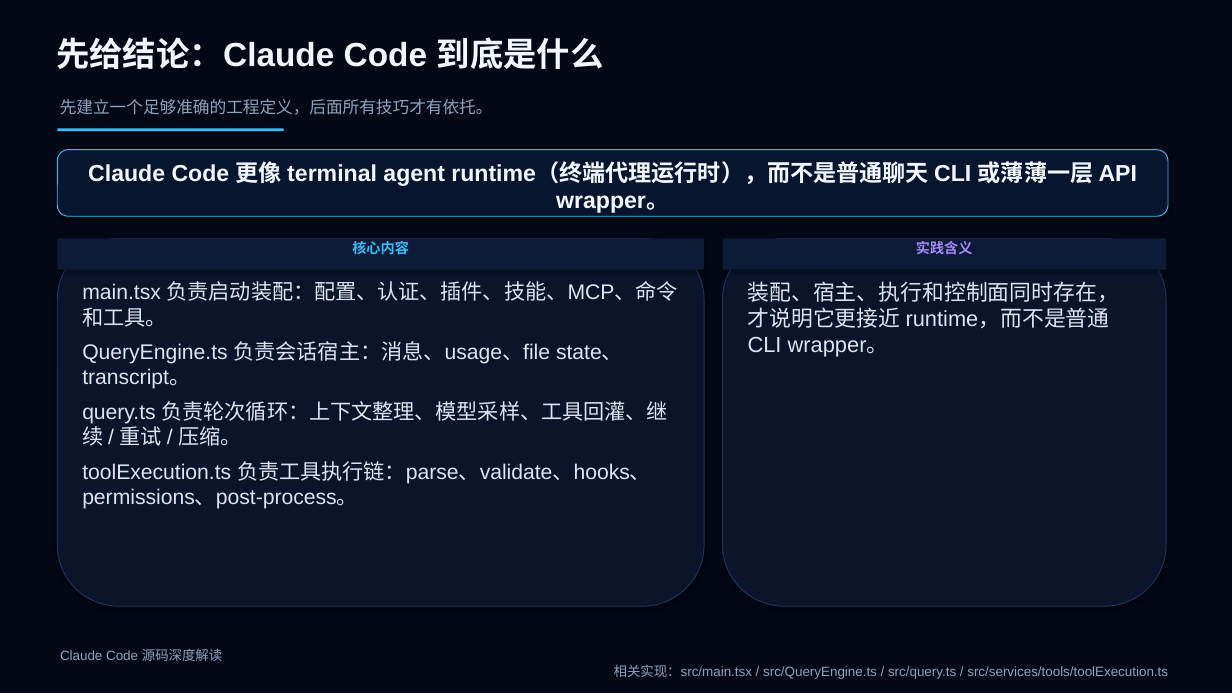
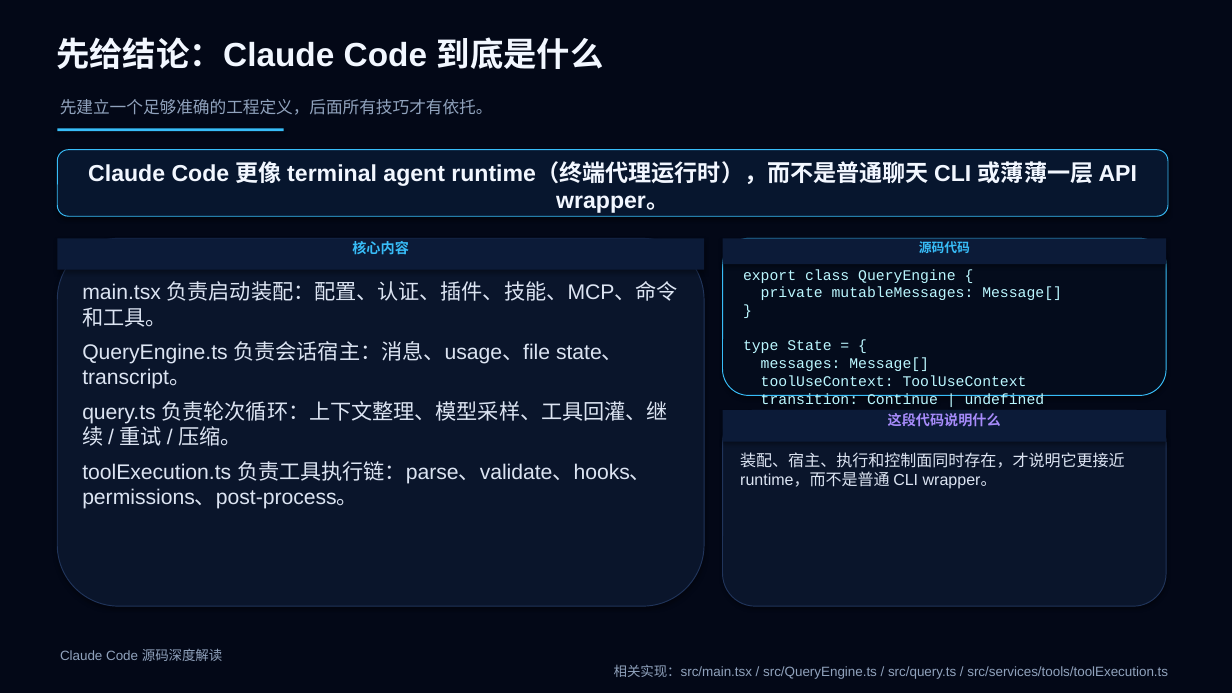
Before and after one commit to boboliu-1010/ccode, a slide deck: slide 3 of docs/zh/10-Claude Code 源码深度解读.pptx. Drawn at 1232x693 pixels with LibreOffice and Linux fonts; fonts in the diff are those of the drawing. Boxes give left, top, right and bottom in pixels: in the first picture for what was removed or moved away, otherwise in the second. Text is boxed around its words. In the diff, an @@ line names an element or a change of style, - is before the commit and + after.

```diff
--- a/docs/zh/10-Claude Code 源码深度解读.pptx
+++ b/docs/zh/10-Claude Code 源码深度解读.pptx
@@ rectangle "源码代码": place and size @@
-rectangle "源码代码" at bbox=[723, 238, 1166, 270]
+rectangle "源码代码" at bbox=[723, 238, 1166, 264]
@@ rounded rectangle added at bbox=[723, 238, 1166, 396], fill #040C1C, outline #38BDF8 0.75 pt, 11.5 pt, text #BBF7FF @@
+export class QueryEngine {
+private mutableMessages: Message[]
+}
+type State = {
+messages: Message[]
+toolUseContext: ToolUseContext
+transition: Continue | undefined
+}
@@ text in rectangle at bbox=[919, 241, 970, 253]: text changed; size 11 to 10 pt; font Arial to Courier New; text colour #A78BFA to #38BDF8 @@
-实践含义
+源码代码
@@ rounded rectangle: place and size @@
-rounded rectangle at bbox=[723, 238, 1166, 606]
+rounded rectangle at bbox=[723, 410, 1166, 606]
@@ rectangle added at bbox=[723, 410, 1166, 442], fill #0C1B38, 11 pt, text #A78BFA, bold @@
+这段代码说明什么
@@ text "装配、宿主、执行和控制面同时存在，才说明它更接近 runtime，而不是普通 CLI wrapper。": place and size @@
-text "装配、宿主、执行和控制面同时存在，才说明它更接近 runtime，而不是普通 CLI wrapper。" at bbox=[748, 281, 1120, 357]
+text "装配、宿主、执行和控制面同时存在，才说明它更接近 runtime，而不是普通 CLI wrapper。" at bbox=[740, 452, 1124, 489]
@@ text "装配、宿主、执行和控制面同时存在，才说明它更接近 runtime，而不是普通 CLI wrapper。" at bbox=[740, 452, 1124, 489]: size 17 to 12.5 pt @@
```
Also in this commit, not shown: 10 other slides changed, 1 other file.
